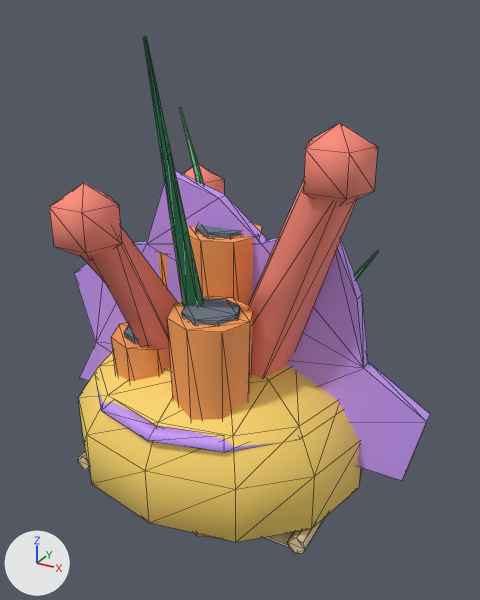
What one commit did to the glTF model packages/arquipelago/src/assets/ilhas/recife-props.glb.
One viewpoint serves both versions: a 50 mm lens placed at (1.17, -2.0, 1.76), pointed at (0.09, -0.03, 0.77). Every picture has the same lights, and +X, +Y and +Z are marked at lower left. The picture after the commit comes second. Mesh edges are drawn as thin lines. Where no turn or scale is listed for an object, it has been applied to the vertices. Vertices at exactly the same position are counted once.

Script lines for the objects in view, before the commit:
```python
me_alga = bpy.data.meshes.new('alga')
me_alga.from_pydata(...)  # 126 vertices, 240 faces; spans x -0.31..0.52, y -0.6..0.21, z -0.07..1.69
# faces by material slot: [80, 80, 80]
me_alga.materials.append(mat_alga)  # green #3da96a
me_alga.materials.append(mat_algaclara)  # green #6fd18b
me_alga.materials.append(mat_algafunda)  # green #2b8b5f
me_coral_galho = bpy.data.meshes.new('coral-galho')
me_coral_galho.from_pydata(...)  # 81 vertices, 120 faces; spans x -0.44..0.59, y -0.52..0.48, z -0.14..1.45
me_coral_galho.materials.append(mat_coral)  # red #ff8b7b
me_coral_tubo = bpy.data.meshes.new('coral-tubo')
me_coral_tubo.from_pydata(...)  # 160 vertices, 280 faces; spans x -0.405..0.304, y -0.41..0.384, z -0.05..1.034
# faces by material slot: [140, 140]
me_coral_tubo.materials.append(mat_corallaranja)  # orange #ffa459
me_coral_tubo.materials.append(mat_rocharecifeescura)  # greyish blue #6c798a
ob_alga = bpy.data.objects.new('alga', me_alga)
ob_alga.location = (0.0, 0.0, 0.0)
ob_coral_galho = bpy.data.objects.new('coral-galho', me_coral_galho)
ob_coral_galho.location = (0.0, 0.0, 0.0)
ob_coral_tubo = bpy.data.objects.new('coral-tubo', me_coral_tubo)
ob_coral_tubo.location = (0.0, 0.0, 0.0)
# also in view: 'coral-leque' at (0.03, 0.0, 0.59); 'mapa-aberto' at (0.0, 0.0, 0.03); 'coral-cerebro' at (0.0, 0.0, 0.3)
```
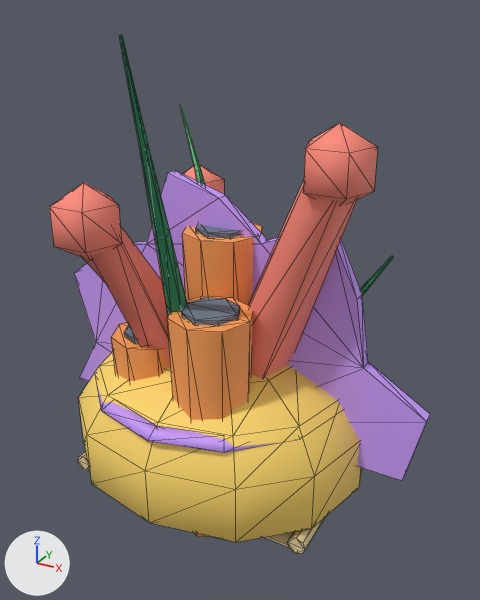
What differs and where, as boxes [x1, y1, x2, y2] in the pictures (480 x 600 px; the box of a moved part takes in the faces that stretch with it):
'alga', reshaped (17% wider): before [144, 37, 379, 307]; after [119, 35, 393, 316]
part 1 of me_alga, moved or reshaped (mostly hidden): before [355, 250, 379, 279]; after [360, 256, 393, 296]
part 2 of me_alga, moved or reshaped: before [179, 107, 204, 184]; after [180, 104, 205, 185]
part 3 of me_alga, moved or reshaped: before [144, 37, 204, 307]; after [119, 35, 188, 316]

What changed in the scene script:
```text
Change me_alga:
    used by ob_alga; location = (0.0, 0.0, 0.0)
    remove me_alga.from_pydata(...)  # 126 vertices, 240 faces; spans x -0.31..0.52, y -0.6..0.21, z -0.07..1.69
    add me_alga.from_pydata(...)  # 126 vertices, 240 faces; spans x -0.34..0.58, y -0.65..0.26, z -0.08..1.7
    me_alga part 1: the loose piece of 42 vertices spanning x -0.06..0.52, y -0.08..0.21, z -0.07..0.96 is moved by (0.06, -0.01, -0.01)
    me_alga part 2: the loose piece of 42 vertices spanning x -0.31..0.05, y -0.07..0.21, z -0.06..1.41 is moved by (-0.03, 0.05, 0.0)
    me_alga part 3: the loose piece of 42 vertices spanning x -0.07..0.14, y -0.6..0.07, z -0.06..1.69 is moved by (-0.03, -0.05, 0.0)
```
